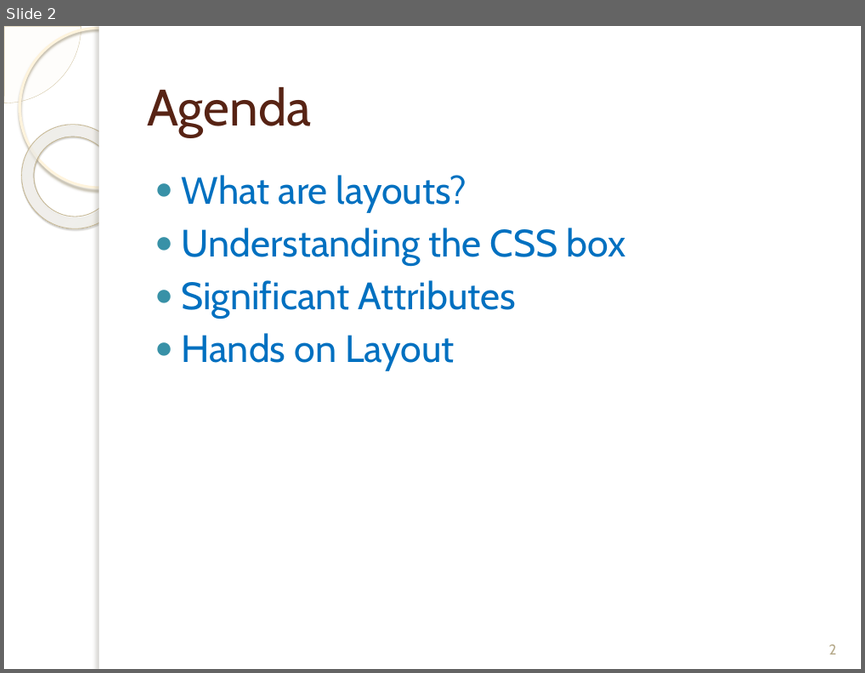
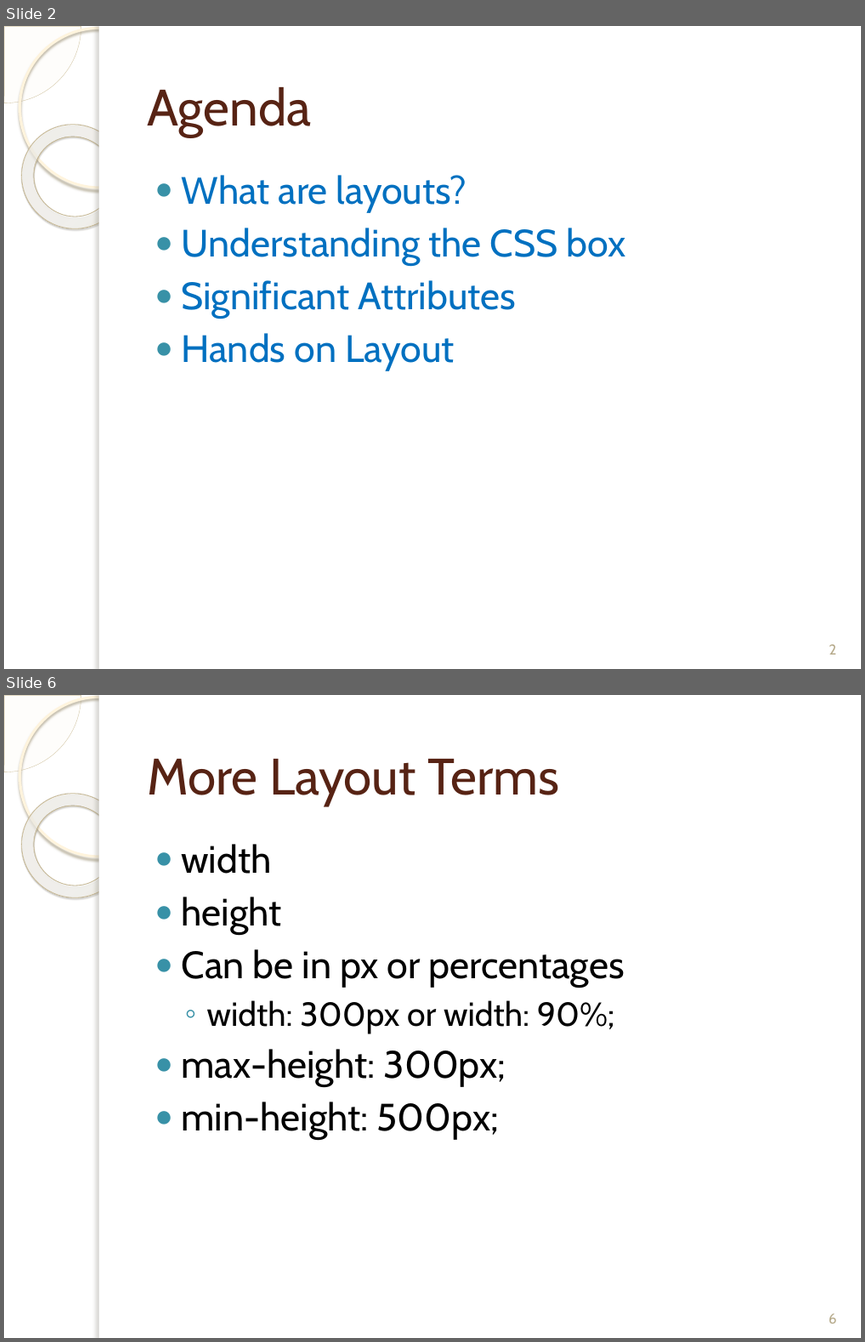
Before and after one commit to fernandozamoraj/html-tuts, a slide deck: Intro to Web Development Part 4 CSS Layouts.pptx. Shown one above the other, each under a label of ours: slide 2 before the commit, slides 2 and 6 after it; the slides between them are not shown. The pictures are 865x673 and 865x1342 pixels, drawn with LibreOffice and Linux fonts; fonts in the diff are those of the drawing; background and template pictures are left out. Boxes give left, top, right and bottom in pixels: in the first picture for what was removed or moved away, otherwise in the second. Text is boxed around its words. In the diff, an @@ line names an element or a change of style, - is before the commit and + after.

```diff
--- a/Intro to Web Development Part 4 CSS Layouts.pptx
+++ b/Intro to Web Development Part 4 CSS Layouts.pptx
@@ slide 6 added at [4, 695, 861, 1338], background picture (left out); not listed: 5 template elements that a slide beside it also shows @@
@@ title added at [147, 759, 559, 805], 43 pt, text #572314 @@
+More Layout Terms
@@ text added at [182, 844, 624, 1140], 32 pt, text #000000 @@
+● width
+● height
+● Can be in px or percentages
+  ◦ width: 300px or width: 90%;
+● max-height: 300px;
+● min-height: 500px;
@@ page number added at [828, 1313, 837, 1323], 12 pt, text #B6A98A @@
+6
```
Also in this commit, not shown: 1 slide changed, 5 other slides added, 9 other files.
